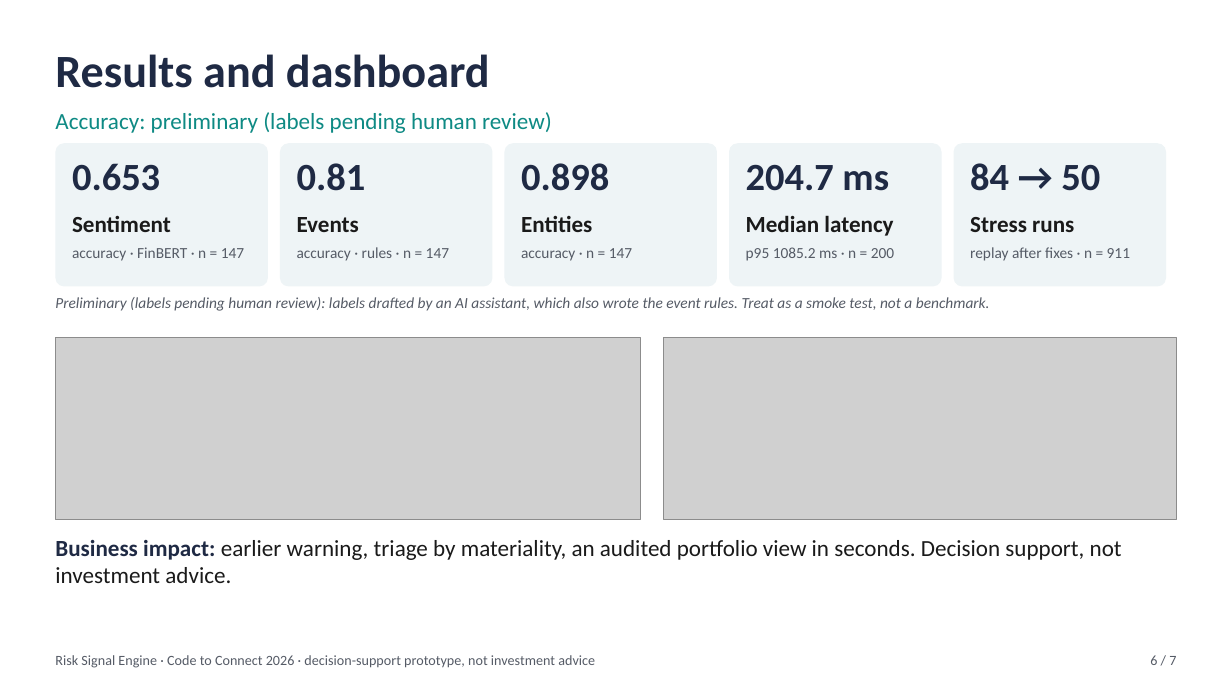
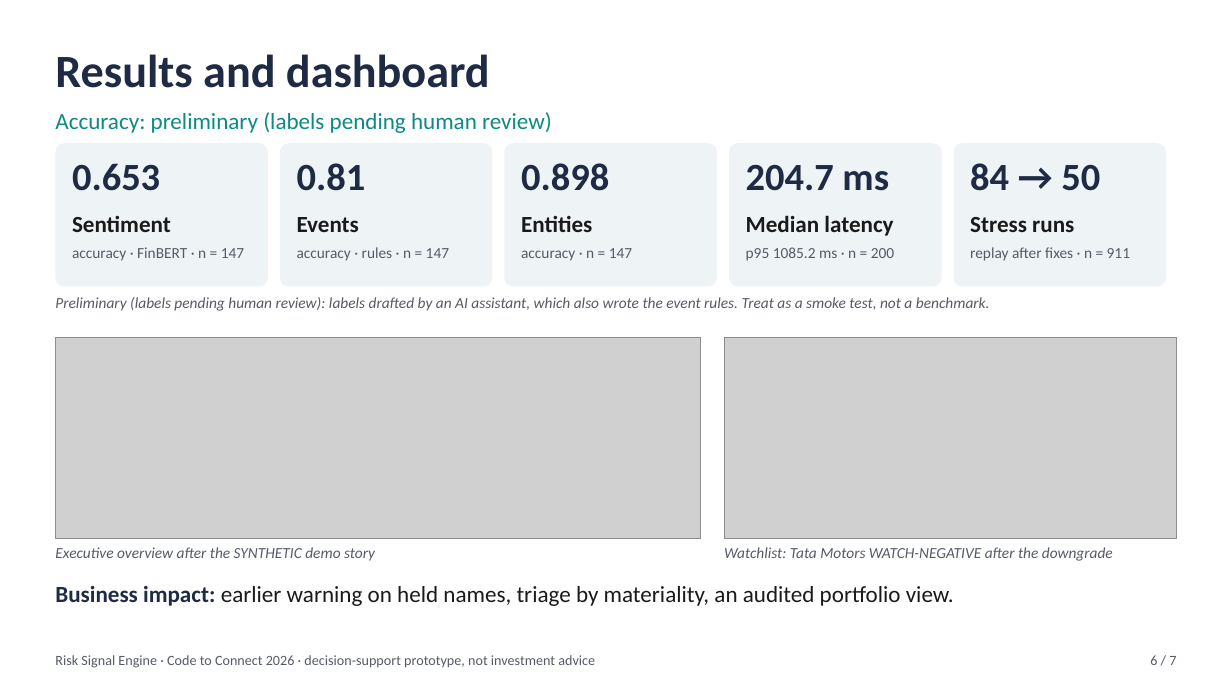
Before and after one commit to console-log-life/ABVIIITM-Gwalior-Apeksha-Jain-hackathon, a slide deck: slide 6 of docs/presentation/Risk_Signal_Engine.pptx. Drawn at 1232x693 pixels with LibreOffice and Linux fonts; fonts in the diff are those of the drawing; grey boxes stand for pictures. Boxes give left, top, right and bottom in pixels: in the first picture for what was removed or moved away, otherwise in the second. Text is boxed around its words. In the diff, an @@ line names an element or a change of style, - is before the commit and + after.

Commit message:
Early Warning Watchlist, real-data demo opening, README screenshots, deck and docs update

```diff
--- a/docs/presentation/Risk_Signal_Engine.pptx
+++ b/docs/presentation/Risk_Signal_Engine.pptx
@@ picture: place and size @@
-picture at (55,337,640,519)
+picture at (55,337,701,538)
@@ picture: place and size @@
-picture at (664,337,1177,519)
+picture at (725,337,1177,538)
@@ text added at (55,547,375,561), 12 pt, text #555B66, italic @@
+Executive overview after the SYNTHETIC demo story
@@ text added at (724,547,1113,561), 12 pt, text #555B66, italic @@
+Watchlist: Tata Motors WATCH-NEGATIVE after the downgrade
@@ text at (55,586,954,606): text changed @@
-Business impact: earlier warning, triage by materiality, an audited portfolio view in seconds. Decision support, not investment advice.
+Business impact: earlier warning on held names, triage by materiality, an audited portfolio view.
```
Also in this commit, not shown: 1 other slide changed, 53 other files.
